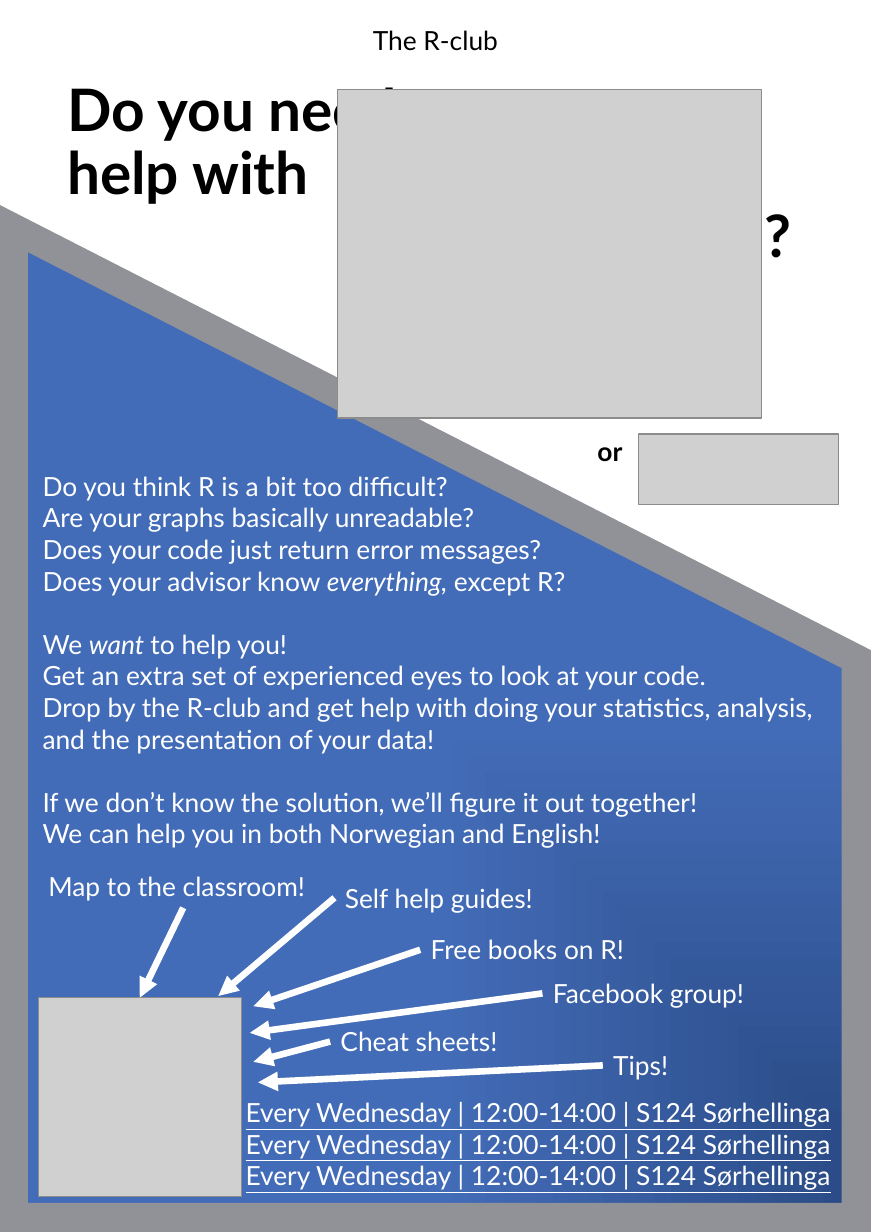
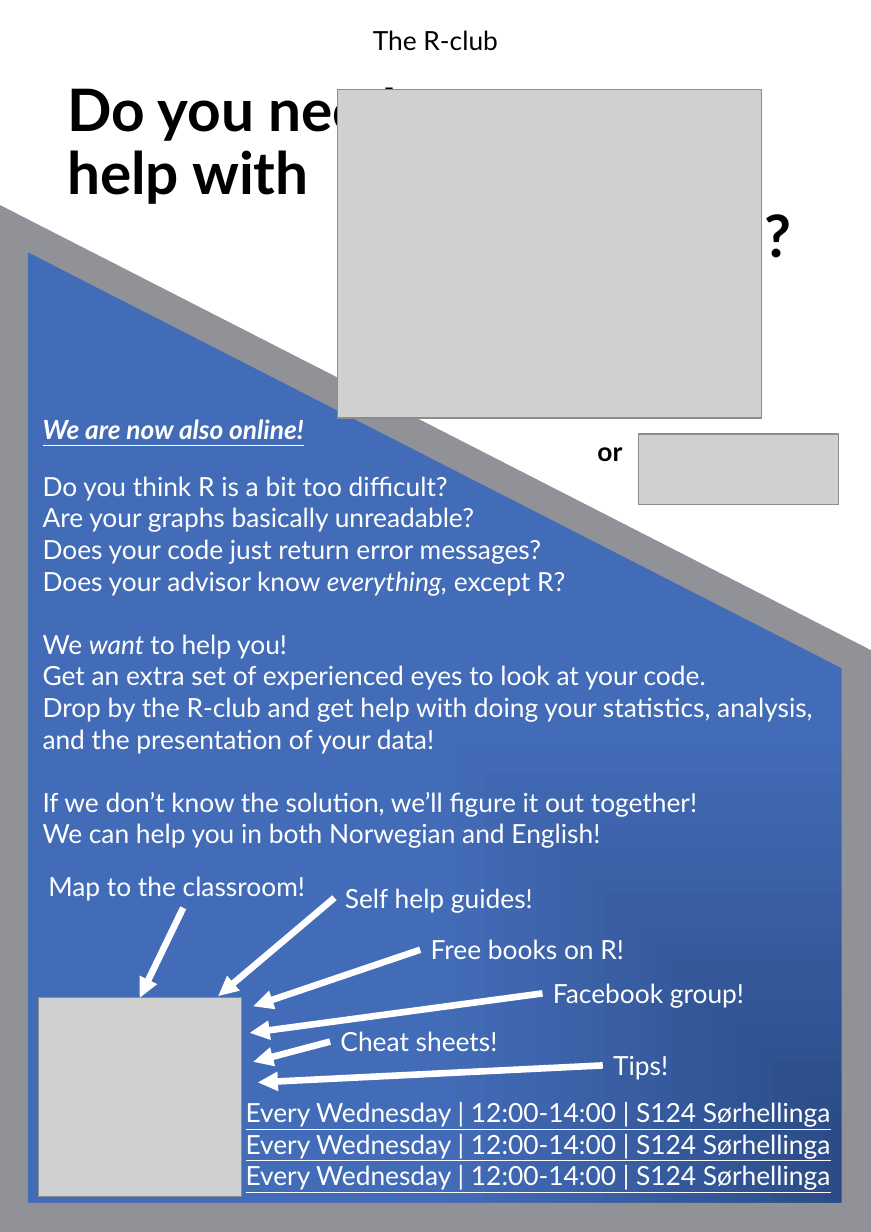
Before and after one commit to Taakefyrsten/NMBU-R-club, a slide deck: slide 2 of ADs/RCLUB_AD.pptx. Drawn at 871x1232 pixels with LibreOffice and Linux fonts; fonts in the diff are those of the drawing; grey boxes stand for pictures. Boxes give left, top, right and bottom in pixels: in the first picture for what was removed or moved away, otherwise in the second. Text is boxed around its words. In the diff, an @@ line names an element or a change of style, - is before the commit and + after.

```diff
--- a/ADs/RCLUB_AD.pptx
+++ b/ADs/RCLUB_AD.pptx
@@ text added at [43, 419, 304, 439], 18 pt, text #FFFFFF, bold, italic, underline @@
+We are now also online!
```
Also in this commit, not shown: 1 other slide changed, 1 other file.
